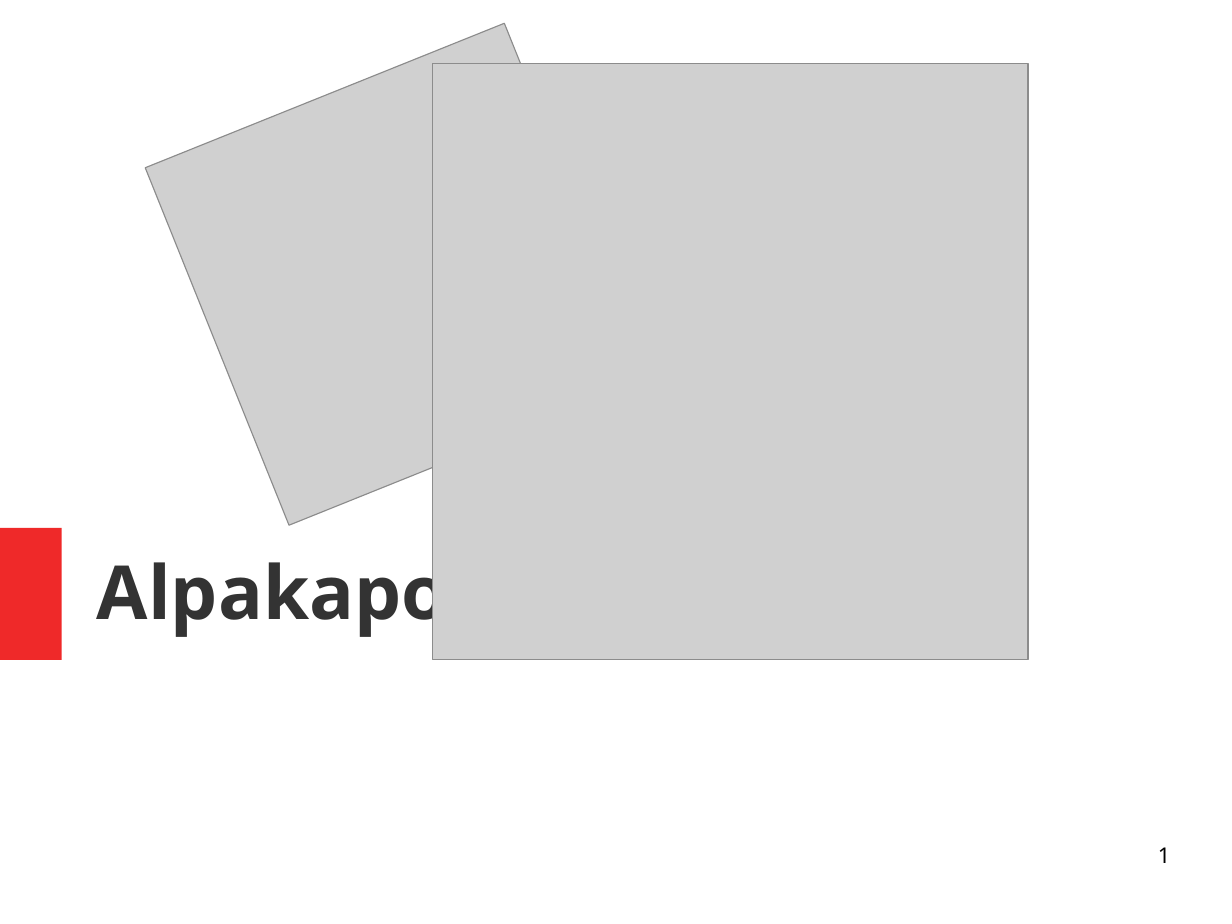
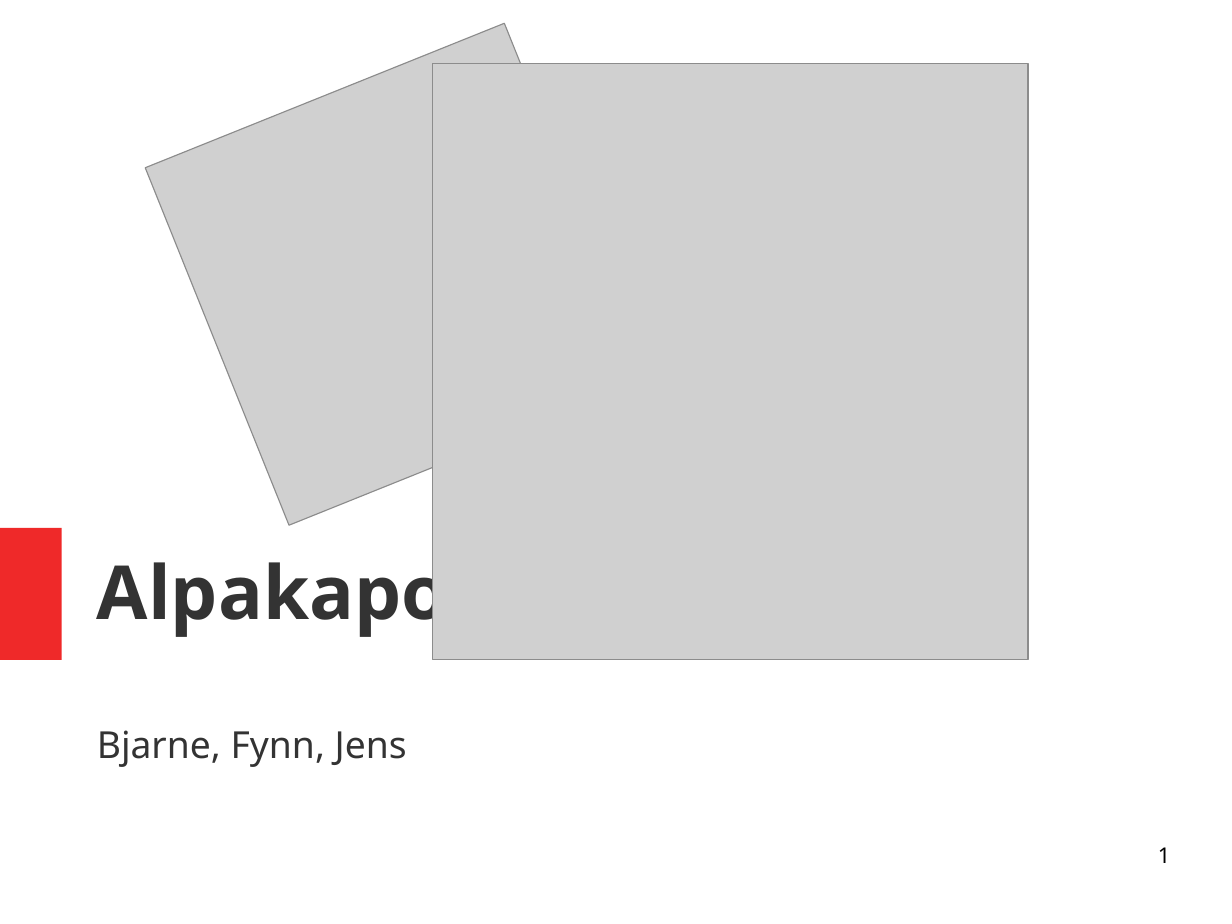
Before and after one commit to Jugendhackt/alpakapost-backend, a slide deck: slide 1 of prezi.odp. Drawn at 1232x924 pixels with LibreOffice and Linux fonts; fonts in the diff are those of the drawing; grey boxes stand for pictures. Boxes give left, top, right and bottom in pixels: in the first picture for what was removed or moved away, otherwise in the second. Text is boxed around its words. In the diff, an @@ line names an element or a change of style, - is before the commit and + after.

```diff
--- a/prezi.odp
+++ b/prezi.odp
@@ text added at box(97, 730, 407, 767), 24 pt, text #333333 @@
+Bjarne, Fynn, Jens
```
Also in this commit, not shown: 3 other slides changed.
